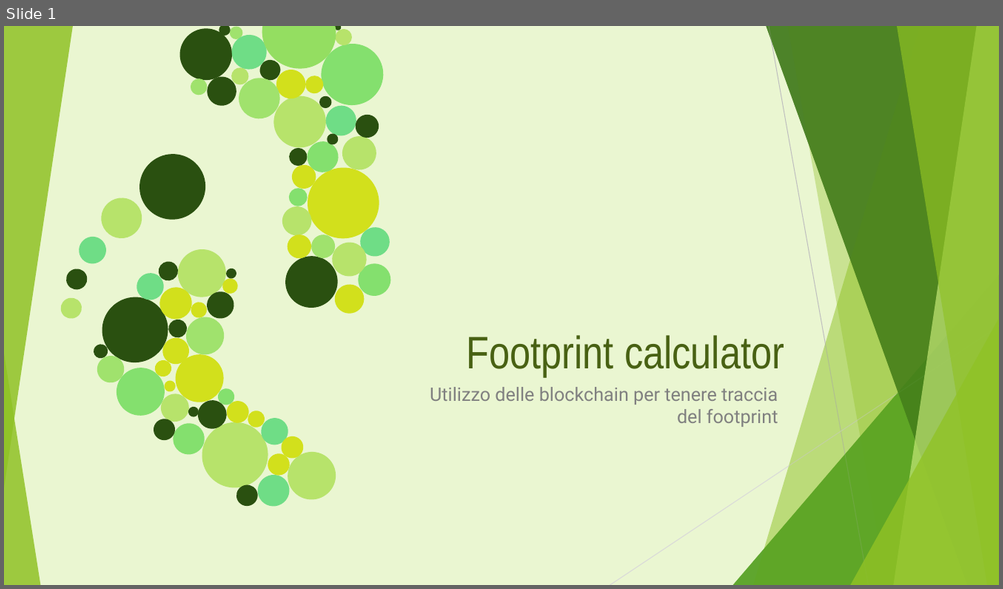
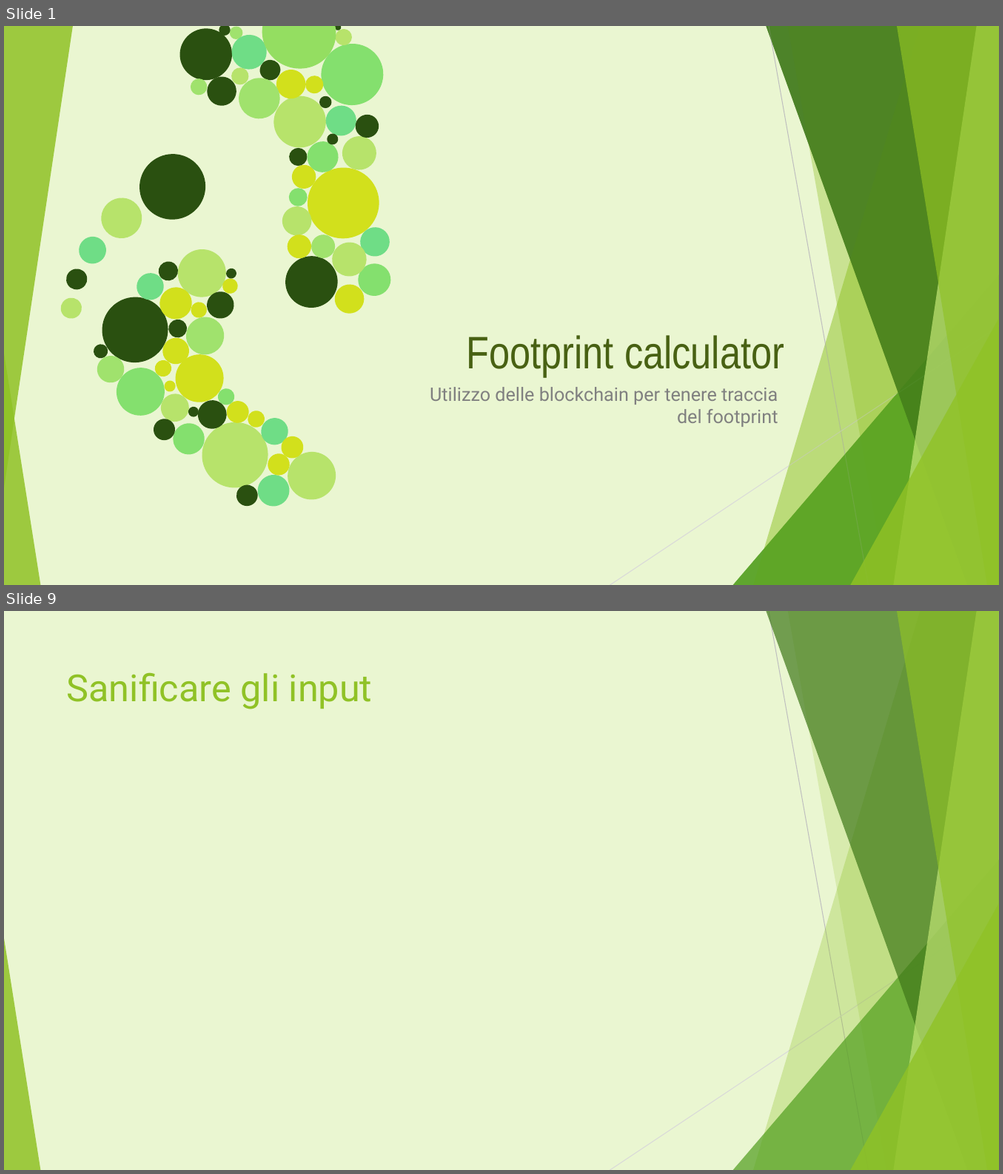
Before and after one commit to ChiaraAmalia/solidityproj, a slide deck: documenti/Footprint calculator.pptx. Shown one above the other, each under a label of ours: slide 1 before the commit, slides 1 and 9 after it; the slides between them are not shown. The pictures are 1003x589 and 1003x1174 pixels, drawn with LibreOffice and Linux fonts; fonts in the diff are those of the drawing. Boxes give left, top, right and bottom in pixels: in the first picture for what was removed or moved away, otherwise in the second. Text is boxed around its words. In the diff, an @@ line names an element or a change of style, - is before the commit and + after.

```diff
--- a/documenti/Footprint calculator.pptx
+++ b/documenti/Footprint calculator.pptx
@@ slide 9 added at <box>4,611,999,1170</box>, background #EAF6D1; not listed: 10 template elements that a slide beside it also shows @@
@@ title added at <box>67,672,373,709</box>, 36 pt, text #90C226 @@
+Sanificare gli input
```
Also in this commit, not shown: 1 slide changed, 6 other slides added.
